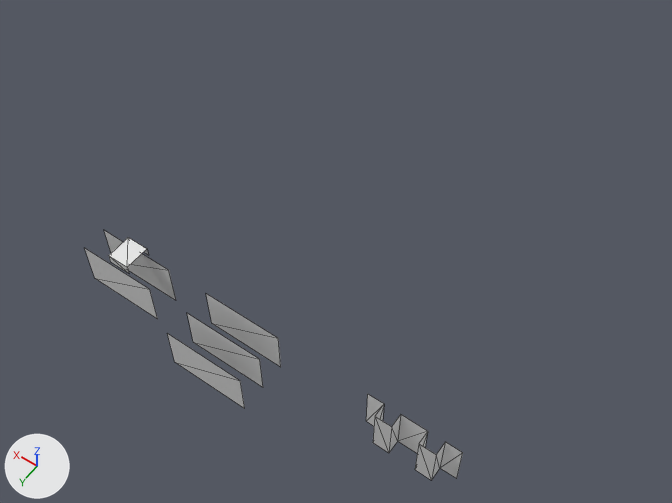
Two versions of the Blender file Public/GitmotshapeScript.blend, one commit apart.
One viewpoint serves both versions: a 50 mm lens placed at (-3.89, 3.79, 8.17), pointed at (0.06, -1.73, -0.51). Every picture has the same lights, and +X, +Y and +Z are marked at lower left. Mesh edges are drawn as thin lines.
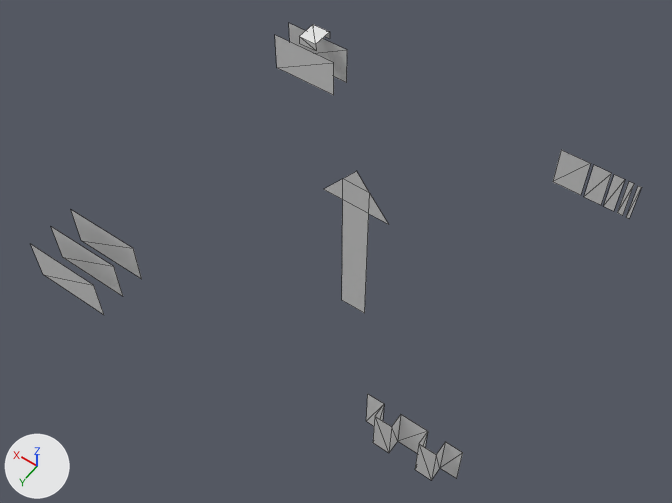
The newer file is also turned or shifted as a whole; pictures and numbers use the older file's frame.

Scene script edits in JSON lines:
```json
{"op": "add", "block": "me_plane_004", "code": ["me_plane_004 = bpy.data.meshes.new('Plane.004')", "me_plane_004.from_pydata([(-0.453, 0.0, -0.279), (-0.499, 0.0, -0.279), (-0.453, 0.0, 0.279), (-0.499, 0.0, 0.279), (-0.384, 0.0, 0.279), (-0.54, 0.0, 0.279), (-0.54, 0.0, -0.279), (0.473, 0.0, 0.279), (0.092, 0.0, 0.279), (0.052, 0.0, -0.279), (0.092, 0.0, -0.279), (-0.384, 0.0, -0.279), (0.473, 0.0, -0.279), (-0.175, 0.0, -0.279), (-0.205, 0.0, -0.279), (-0.205, 0.0, 0.279), (-0.337, 0.0, 0.279), (-0.337, 0.0, -0.279), (-0.175, 0.0, 0.279), (0.052, 0.0, 0.279)], [], [(11, 2, 0), (9, 19, 18), (11, 4, 2), (1, 3, 5), (1, 5, 6), (14, 15, 16), (12, 8, 10), (12, 7, 8), (14, 16, 17), (9, 18, 13)])", "me_plane_004.materials.append(mat_material_003)  # white #e7e7e7"]}
{"op": "add", "block": "me_plane_003", "code": ["me_plane_003 = bpy.data.meshes.new('Plane.003')", "me_plane_003.from_pydata([(-0.18, 0.0, 0.1), (0.18, 0.0, 0.1), (-0.18, 0.0, 2.1), (0.18, 0.0, 2.1), (-0.18, 0.0, 2.46), (0.18, 0.0, 2.46), (-0.45, 0.0, 2.1), (0.46, 0.0, 2.1), (0.0, 0.0, 2.7)], [], [(0, 1, 3, 2), (2, 3, 5, 4), (2, 4, 6), (5, 3, 7), (4, 5, 8)])"]}
{"op": "set", "path": "ob_plane.location", "old": "(0.0, 0.0, 0.0)", "new": "(1.97, 0.0, 0.0)"}
{"op": "set", "path": "ob_plane_002.location", "old": "(1.46, 0.0, 0.0)", "new": "(1.97, -4.0, 0.0)"}
{"op": "add", "block": "ob_plane_004", "code": ["ob_plane_004 = bpy.data.objects.new('Plane.004', me_plane_004)", "ob_plane_004.location = (-2.04, -4.0, 0.0)"]}
{"op": "add", "block": "ob_plane_003", "code": ["ob_plane_003 = bpy.data.objects.new('Plane.003', me_plane_003)", "ob_plane_003.location = (-0.03, -2.0, -2.0)"]}
```

Changed parts and their boxes [x1, y1, x2, y2] in the pictures (672 x 503 px):
```json
{"object": "Plane", "change": "moved", "before": [167, 294, 281, 409], "after": [31, 210, 142, 315]}
{"object": "Plane.002", "change": "moved", "before": [85, 230, 176, 318], "after": [275, 23, 347, 95]}
{"object": "Plane.003", "change": "added", "after": [324, 171, 388, 313]}
{"object": "Plane.004", "change": "added", "after": [553, 150, 641, 218]}
```
